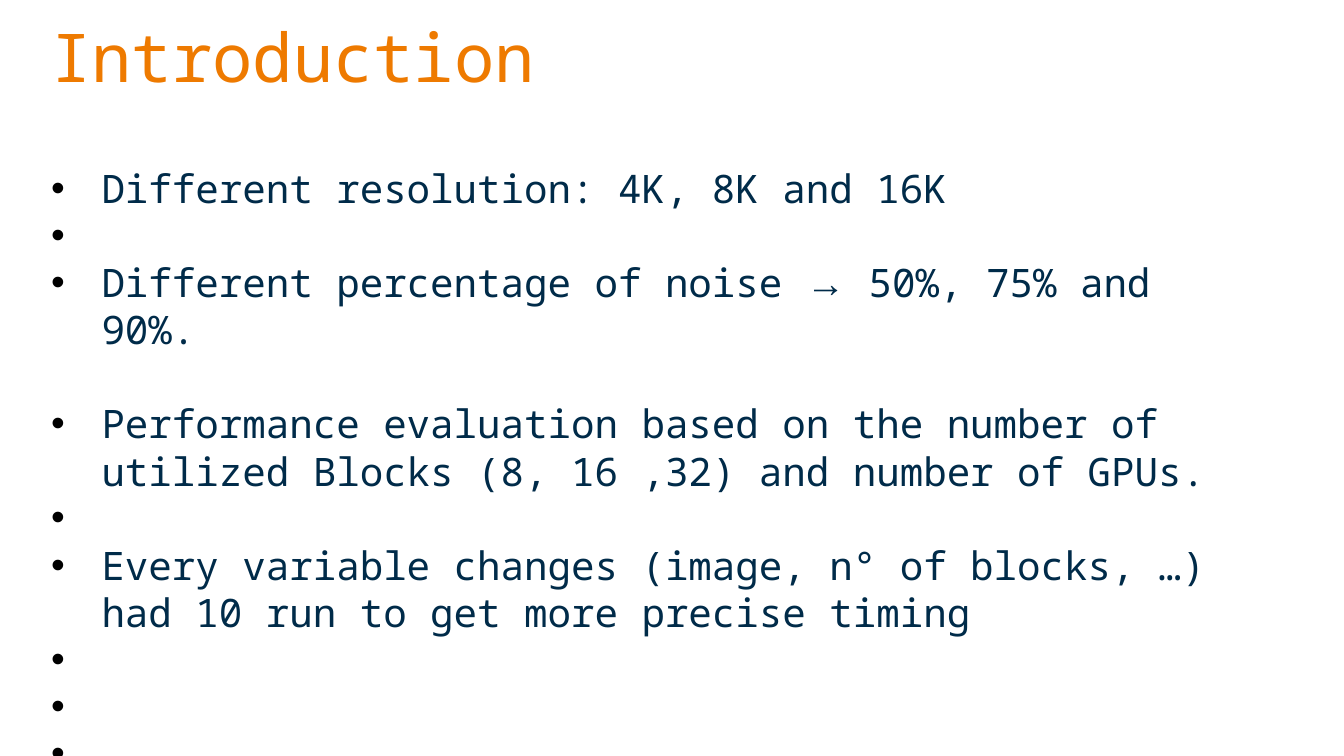
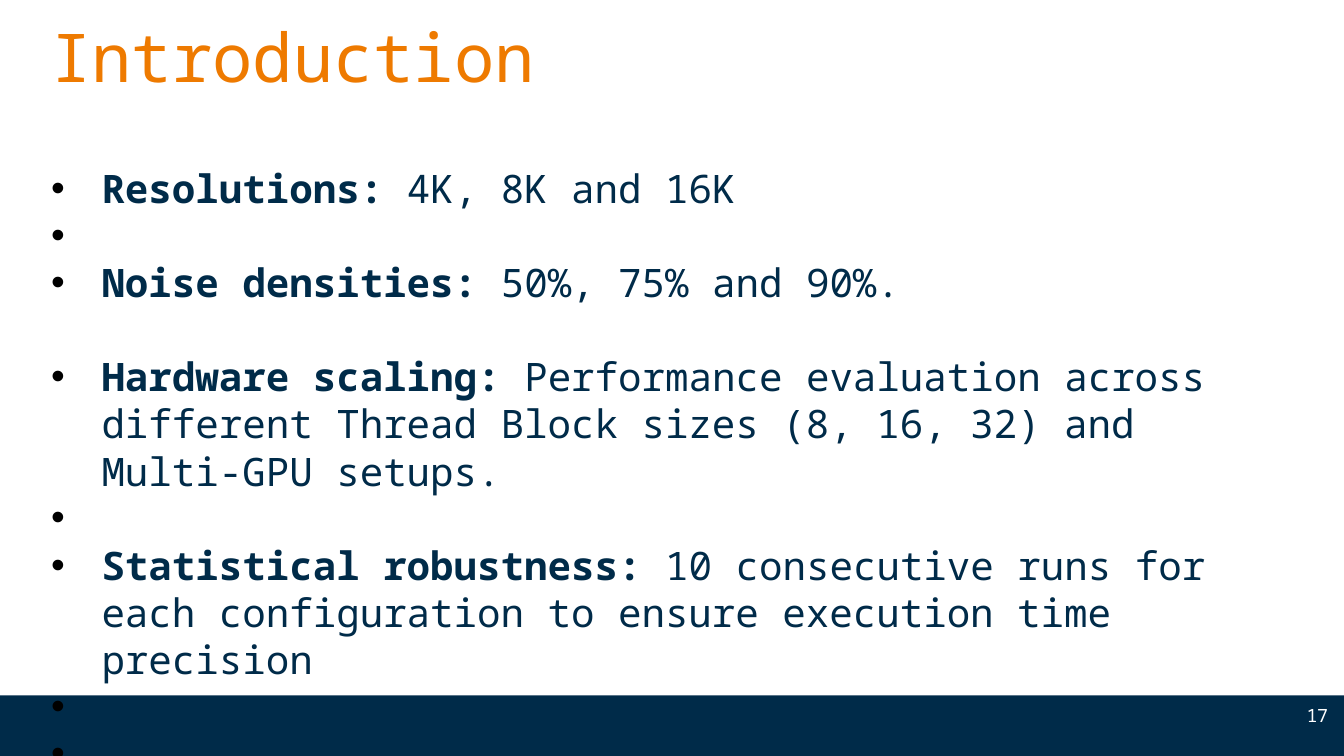
Before and after one commit to Fabiooni/HPC_Assignment_2025, a slide deck: slide 17 of HPCproject.odp. Drawn at 1344x756 pixels with LibreOffice and Linux fonts; fonts in the diff are those of the drawing; background and template pictures are left out. Boxes give left, top, right and bottom in pixels: in the first picture for what was removed or moved away, otherwise in the second. Text is boxed around its words. In the diff, an @@ line names an element or a change of style, - is before the commit and + after.

Commit message:
Odp updated

```diff
--- a/HPCproject.odp
+++ b/HPCproject.odp
@@ text at (102,172,1205,684): text changed @@
-• Different resolution: 4K, 8K and 16K
-• Different percentage of noise → 50%, 75% and 90%.
-• Performance evaluation based on the number of utilized Blocks (8, 16 ,32) and number of GPUs.
-• Every variable changes (image, n° of blocks, …) had 10 run to get more precise timing
+• Resolutions: 4K, 8K and 16K
+• Noise densities: 50%, 75% and 90%.
+• Hardware scaling: Performance evaluation across different Thread Block sizes (8, 16, 32) and Multi-GPU setups.
+• Statistical robustness: 10 consecutive runs for each configuration to ensure execution time precision
@@ freeform shape added at (0,696,1344,756), fill #002B49 @@
@@ page number added at (1307,709,1328,722), 13 pt, text #FFFFFF @@
+17
```
Also in this commit, not shown: 29 other slides changed, 2 slides added, 2 slides removed.
